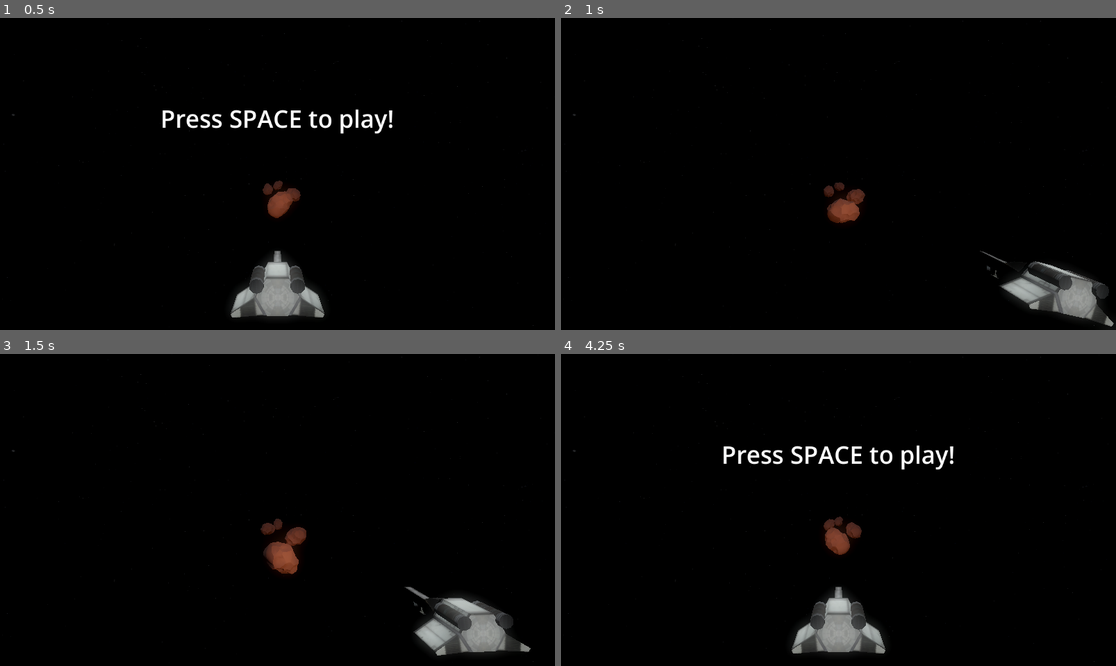
Above: before the commit, frames 1-4 (two rows, left to right).
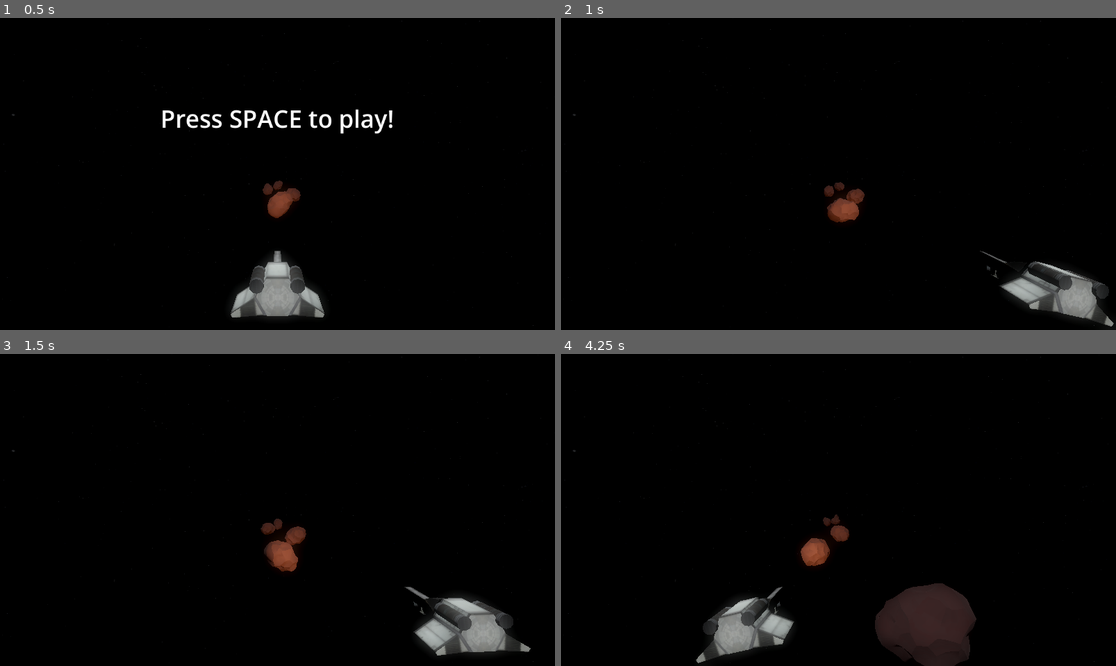
Above: after the commit, the same moments.

Repository: MatCano/VOID-DODGE
Game: Godot game, scene res://scenes/main.tscn
Same seed, same stepped clock (60 frames per second), same inputs: the game is played once before the commit and once after it.
Inputs:
- Up to frame 1 (0.5 s): no input
- Up to frame 2 (1 s): tap Space at 0.5 s; hold Right (ui_right) from 0.53 s (still down); tap Enter (ui_accept) at 0.77 s
- Up to frame 3 (1.5 s): release Right (ui_right) at 1.28 s; hold Left (ui_left) from 1.28 s (still down)
- Up to frame 4 (4.25 s): tap Enter (ui_accept) at 1.52, 3.02, 3.77 s; release Left (ui_left) at 2.03 s; hold Right (ui_right) 2.03-3.53 s; hold Left (ui_left) from 3.53 s (still down)

Frame 1 is identical in both runs. In frame 2, less than 0.1% of the frame differs, in the area x 47-55%, y 52-66%; in frame 3, 0.1%; in frame 4, 9.7%, in the area x 24-75%, y 29-100%.

Commit message:
fix: dificuldade não aumenta durante tela inicial

Diff:
--- a/scripts/difficulty_controller.gd
+++ b/scripts/difficulty_controller.gd
@@ -3,6 +3,15 @@
 @export var difficulty := 1.0				# starts at normal speed
 @export var difficulty_increase := 0.25		# how fast it ramps up
 @export var max_difficulty := 25.0			# prevents insane speeds
+@onready var game_manager = get_node("/root/Main") ####################
+
+####################
+func _ready():
+	game_manager = get_node("/root/Main") # adjust path
+####################
 
 func _process(delta: float) -> void:
+	if not game_manager.game_started:
+		return  # stop moving until SPACE
+
 	difficulty = min(difficulty + difficulty_increase * delta, max_difficulty)
Not shown, changed: export_presets.cfg
